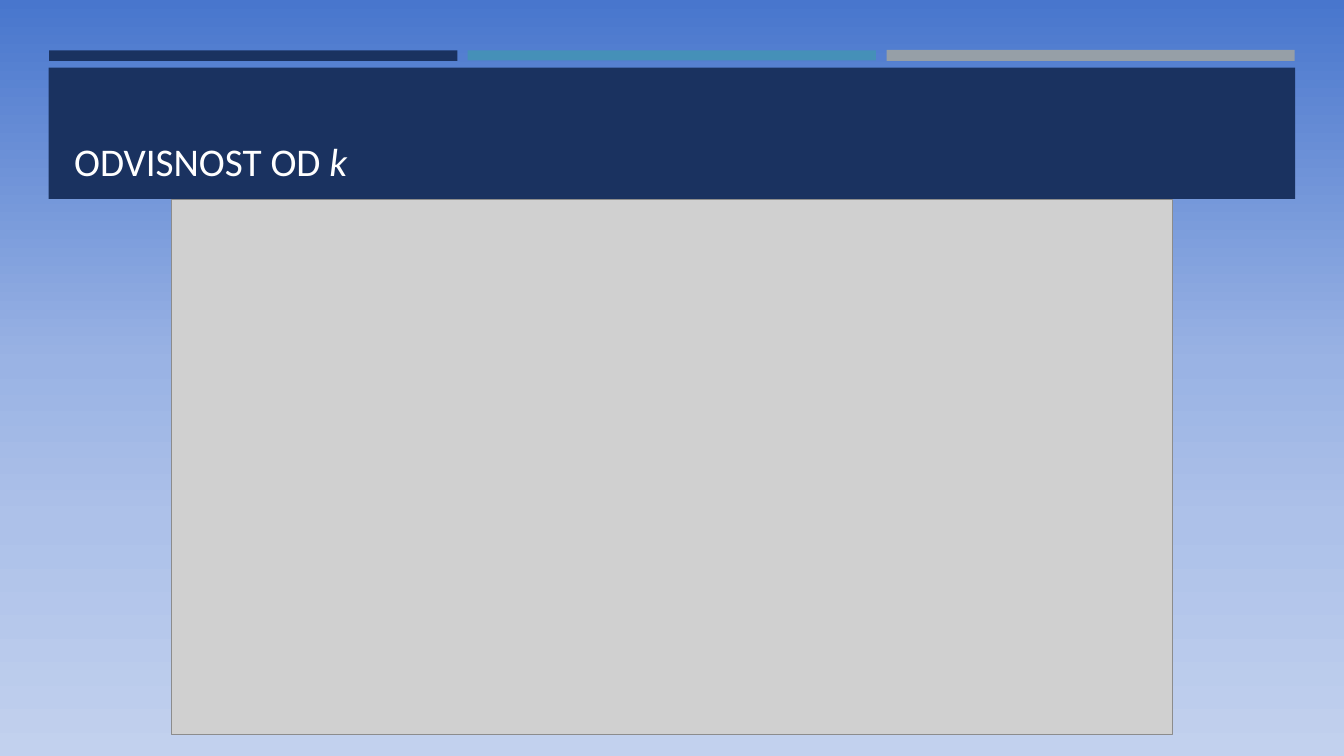
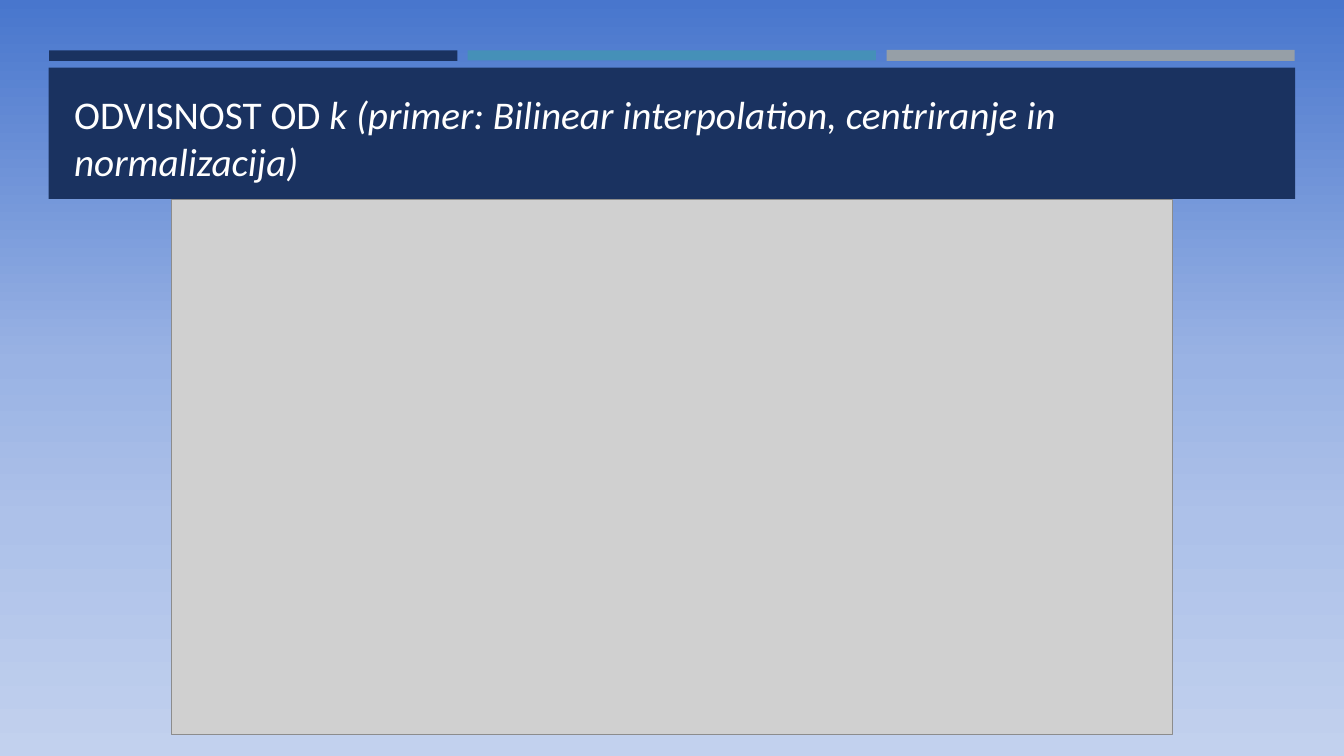
Before and after one commit to KalcMatej99/MM-Project, a slide deck: slide 6 of Prepoznavanje ročno napisanih števk.pptx (slide 5 before the commit). Drawn at 1344x756 pixels with LibreOffice and Linux fonts; fonts in the diff are those of the drawing; grey boxes stand for pictures. Boxes give left, top, right and bottom in pixels: in the first picture for what was removed or moved away, otherwise in the second. Text is boxed around its words. In the diff, an @@ line names an element or a change of style, - is before the commit and + after.

```diff
--- a/Prepoznavanje ročno napisanih števk.pptx
+++ b/Prepoznavanje ročno napisanih števk.pptx
@@ title at bbox=[74, 100, 1055, 183]: text changed; italic on @@
-ODVISNOST OD k
+ODVISNOST OD k (primer: Bilinear interpolation, centriranje in normalizacija)
```
Also in this commit, not shown: 2 other slides changed, 1 slide added.
